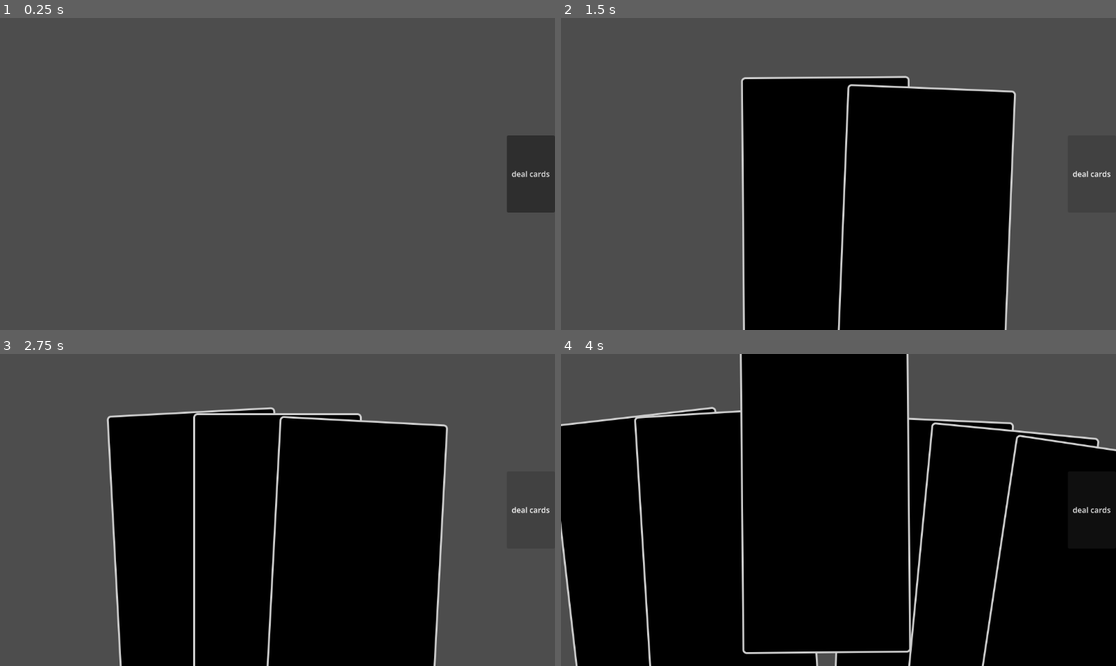
Above: before the commit, frames 1-4 (two rows, left to right).
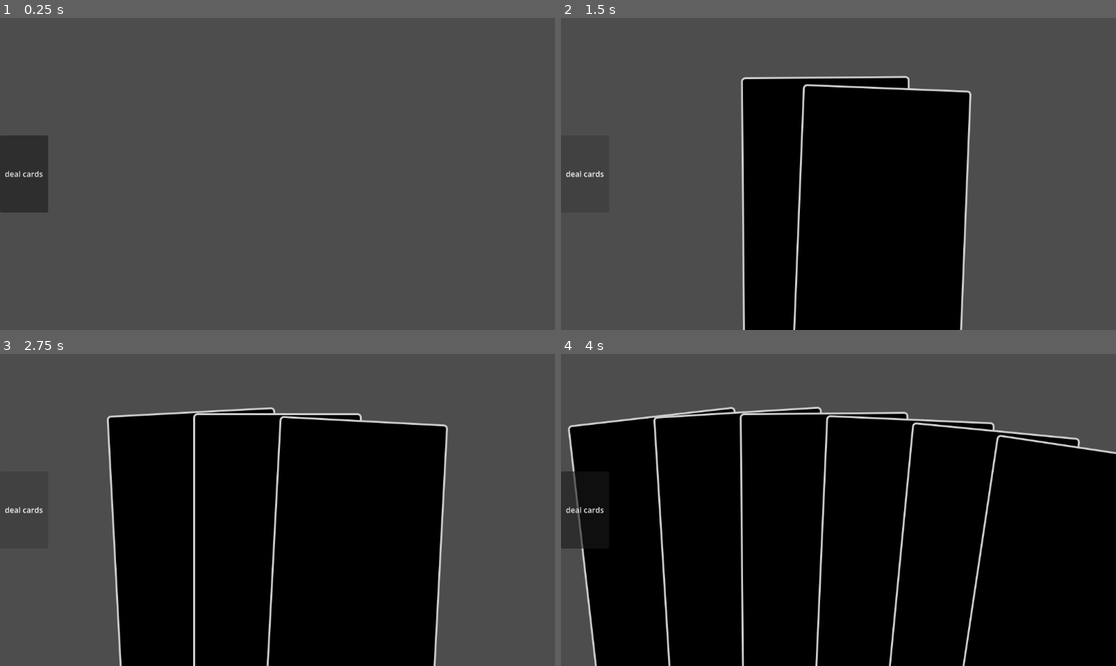
Above: after the commit, the same moments.

Repository: Damian-Zhang/card-game
Game: Godot game, scene res://test_scene.tscn
Two runs of this game, one before a commit and one after it. Both use one fixed random seed, a clock stepped at 60 frames per second and the inputs below.
Inputs (mouse positions are in pixels of both pictures, inside the frame that each line leads up to):
- Up to frame 1 (0.25 s): no input
- Up to frame 2 (1.5 s): click "deal cards" at 0.5 s; click "deal cards" at 1.25 s
- Up to frame 3 (2.75 s): click "deal cards" at 2 s
- Up to frame 4 (4 s): tap Enter at 2.75, 2.85 s; move the mouse to (960, 494) at 2.77 s; click (960, 494) at 2.92 s; tap Space at 3.5 s; drag from (727, 525) to (810, 572) at 3.52 s

The runs differ from the first frame. In frame 1, 4.2% of the frame differs, in the area x 0-100%, y 37-63%; in frame 2, 7.7%; in frame 3, 0.1%; in frame 4, 14%, in the area x 0-100%, y 0-100%.

Commit message:
Update test_scene.tscn

Diff:
--- a/test_scene.tscn
+++ b/test_scene.tscn
@@ -24,15 +24,12 @@
 [node name="Button" type="Button" parent="." unique_id=142203827]
 custom_minimum_size = Vector2(100, 160)
 layout_mode = 1
-anchors_preset = 6
-anchor_left = 1.0
+anchors_preset = 4
 anchor_top = 0.5
-anchor_right = 1.0
 anchor_bottom = 0.5
-offset_left = -100.0
 offset_top = -80.0
+offset_right = 100.0
 offset_bottom = 80.0
-grow_horizontal = 0
 grow_vertical = 2
 text = "deal cards"
 
